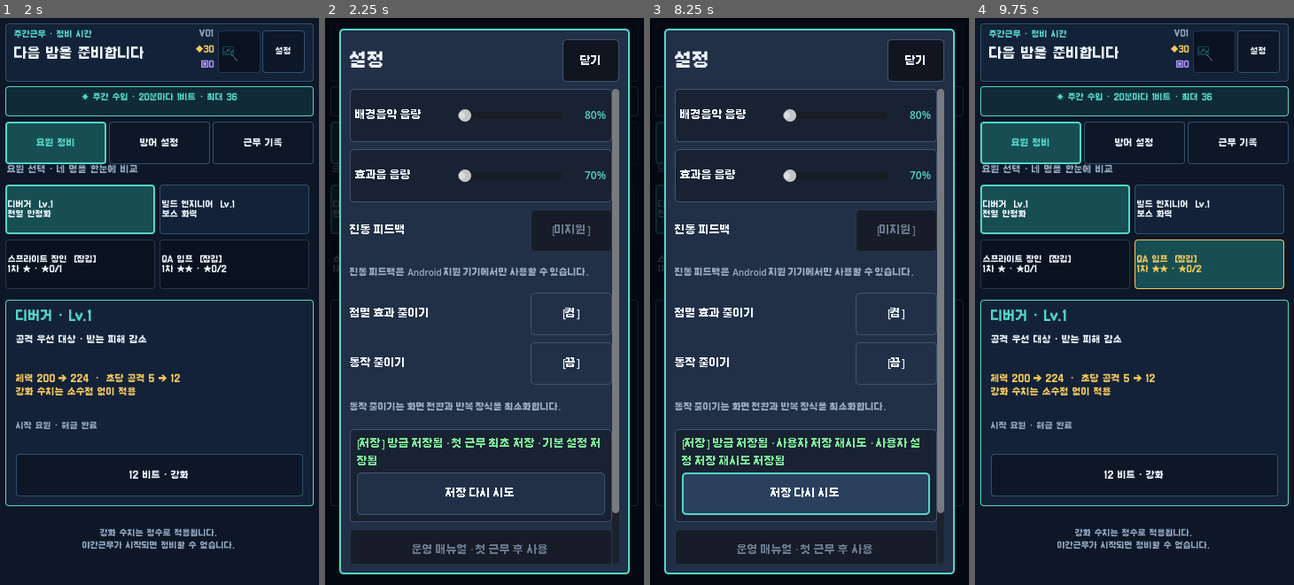
Above: before the commit, frames 1-4 (left to right).
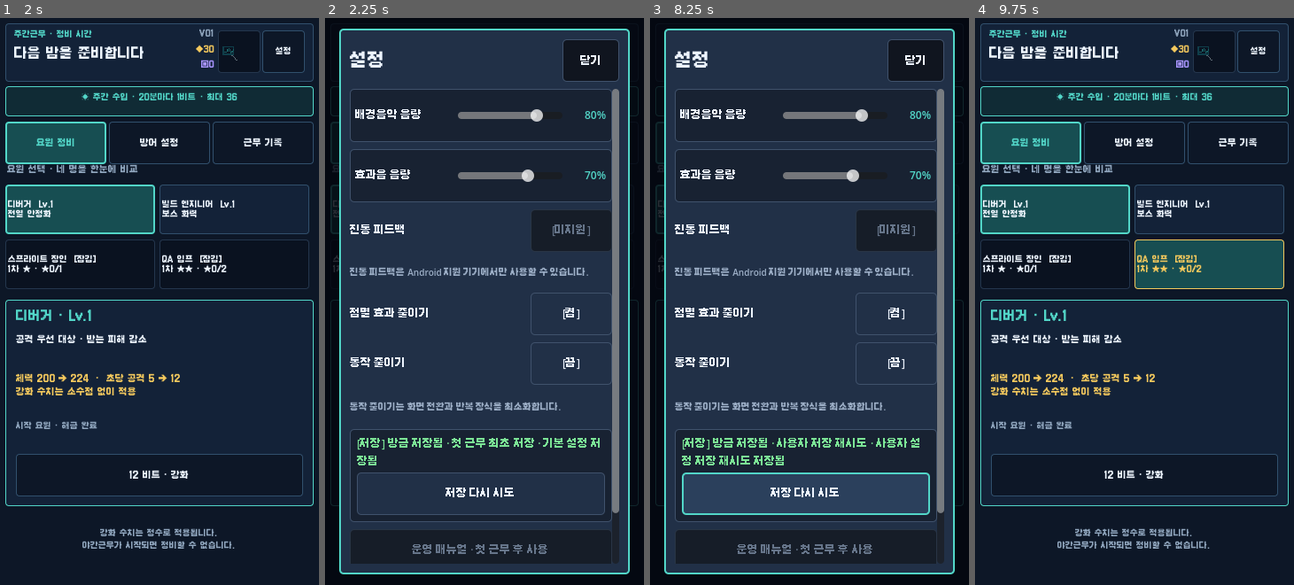
Above: after the commit, the same moments.

Repository: dudcjfsp-cyber/pixel-night-shift
Game: Godot game, scene res://game/app/app_root.tscn
The game is run twice, just before and just after one commit, with the same random seed, the same clock (stepped at 60 frames per second) and the same inputs. Sound files missing from this copy of the repository are replaced by a short silence.
Inputs (mouse positions are in pixels of both pictures, inside the frame that each line leads up to):
- Up to frame 1 (2 s): click "게임 시작" at 0.5 s; click "건너뛰기" at 1.25 s
- Up to frame 2 (2.25 s): click "설정" at 2 s
- Up to frame 3 (8.25 s): click "요원 정비" at 2.75 s; click "방어 설정" at 3.5 s; click "근무 기록" at 4.25 s; click "디버거 Lv.1 전열 안정화" at 5 s; click "빌드 엔지니어 Lv.1 보스 화력" at 5.75 s; click "스프라이트 장인 [잠김] 1차 ★ · ★0/1" at 6.5 s; click "QA 임프 [잠김] 1차 ★★ · ★0/2" at 7.25 s; click "12 비트 · 강화" at 8 s
- Up to frame 4 (9.75 s): click "닫기" at 8.75 s; tap Enter at 9.5 s; move the mouse to (1204, 273) at 9.52 s; hold Right from 9.53 s (still down); tap 1 at 9.6 s; click (1204, 273) at 9.67 s

Frame 1 is identical in both runs. In frame 2, 0.7% of the frame differs, in the area x 41-69%, y 16-29%; in frame 3, 0.7%; in frame 4, nothing differs.

Commit message:
fix: sync volume slider state

Diff:
--- a/game/presentation/app_shell/views/settings_view.gd
+++ b/game/presentation/app_shell/views/settings_view.gd
@@ -31,6 +31,8 @@
 var _reset_panel: PanelContainer
 var _normal_actions: VBoxContainer
 var _toggle_buttons: Dictionary = {}
+var _volume_sliders: Dictionary = {}
+var _volume_value_labels: Dictionary = {}
 var _manual_button: Button
 var _manual_available := true
 
@@ -256,11 +258,13 @@
 	slider.custom_minimum_size = Vector2(104.0, UI.TOUCH_MIN)
 	slider.size_flags_horizontal = Control.SIZE_EXPAND_FILL
 	row.add_child(slider)
+	_volume_sliders[key] = slider
 	var value_label: Label = UI.make_label("0%", UI.BODY_SIZE, UI.COLOR_INFO)
 	value_label.name = "%sValue" % key.to_pascal_case()
 	value_label.custom_minimum_size.x = 42.0
 	value_label.horizontal_alignment = HORIZONTAL_ALIGNMENT_RIGHT
 	row.add_child(value_label)
+	_volume_value_labels[key] = value_label
 	slider.value_changed.connect(func(value: float) -> void:
 		var rounded := int(round(value))
 		_settings[key] = rounded
@@ -291,18 +295,14 @@
 
 
 func _render() -> void:
-	var music_slider := get_node_or_null("%MusicVolumePercentSlider") as HSlider
-	var sfx_slider := get_node_or_null("%SfxVolumePercentSlider") as HSlider
-	if music_slider != null:
-		music_slider.set_value_no_signal(float(_settings["music_volume_percent"]))
-	if sfx_slider != null:
-		sfx_slider.set_value_no_signal(float(_settings["sfx_volume_percent"]))
-	var music_value := find_child("MusicVolumePercentValue", true, false) as Label
-	var sfx_value := find_child("SfxVolumePercentValue", true, false) as Label
-	if music_value != null:
-		music_value.text = "%d%%" % int(_settings["music_volume_percent"])
-	if sfx_value != null:
-		sfx_value.text = "%d%%" % int(_settings["sfx_volume_percent"])
+	for key: String in ["music_volume_percent", "sfx_volume_percent"]:
+		var slider := _volume_sliders.get(key) as HSlider
+		var value_label := _volume_value_labels.get(key) as Label
+		var percent := int(_settings[key])
+		if slider != null:
+			slider.set_value_no_signal(float(percent))
+		if value_label != null:
+			value_label.text = "%d%%" % percent
 	for key: String in _toggle_buttons:
 		_render_toggle(key)
 	if _toggle_buttons.has("vibration_enabled"):
